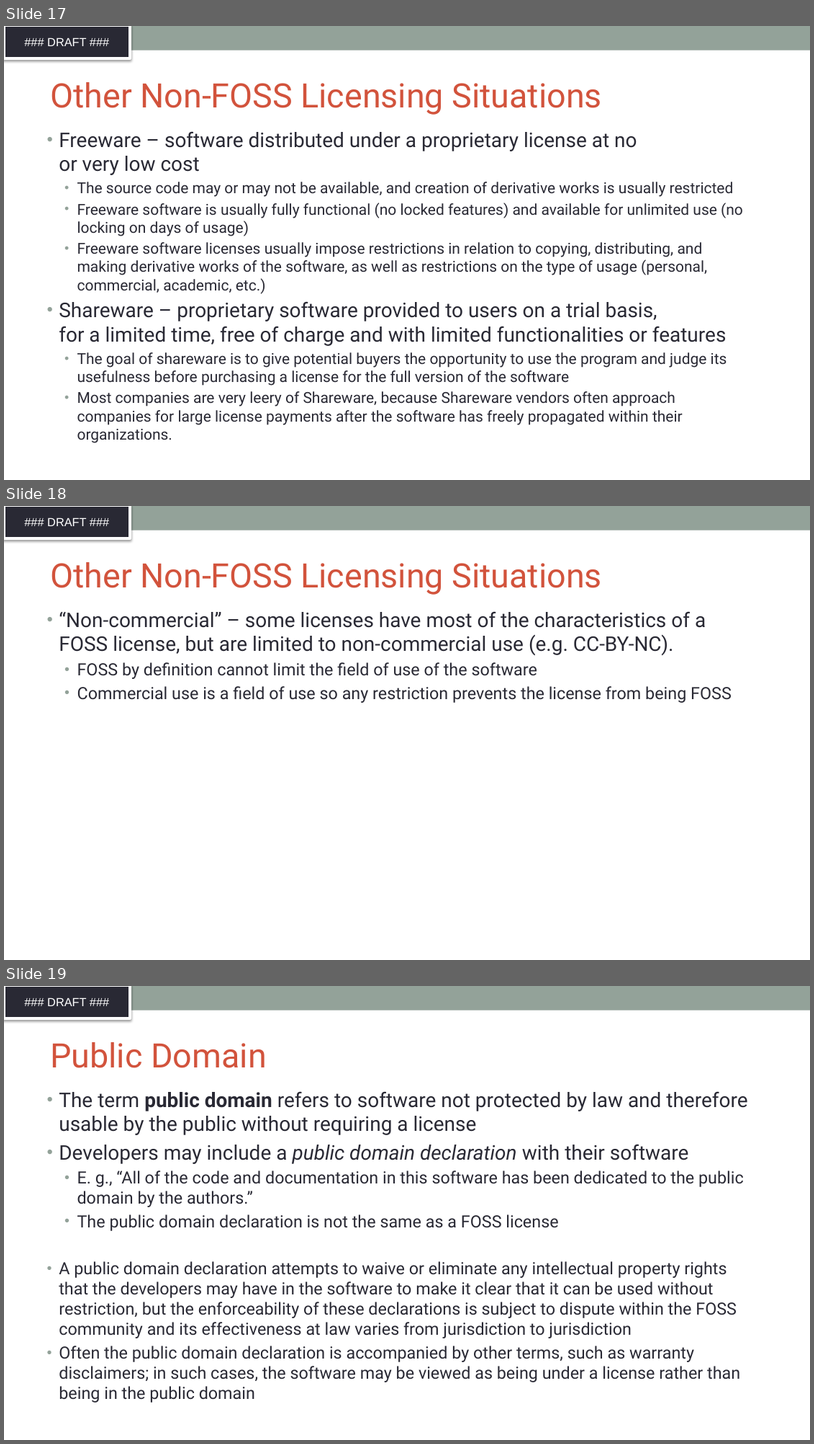
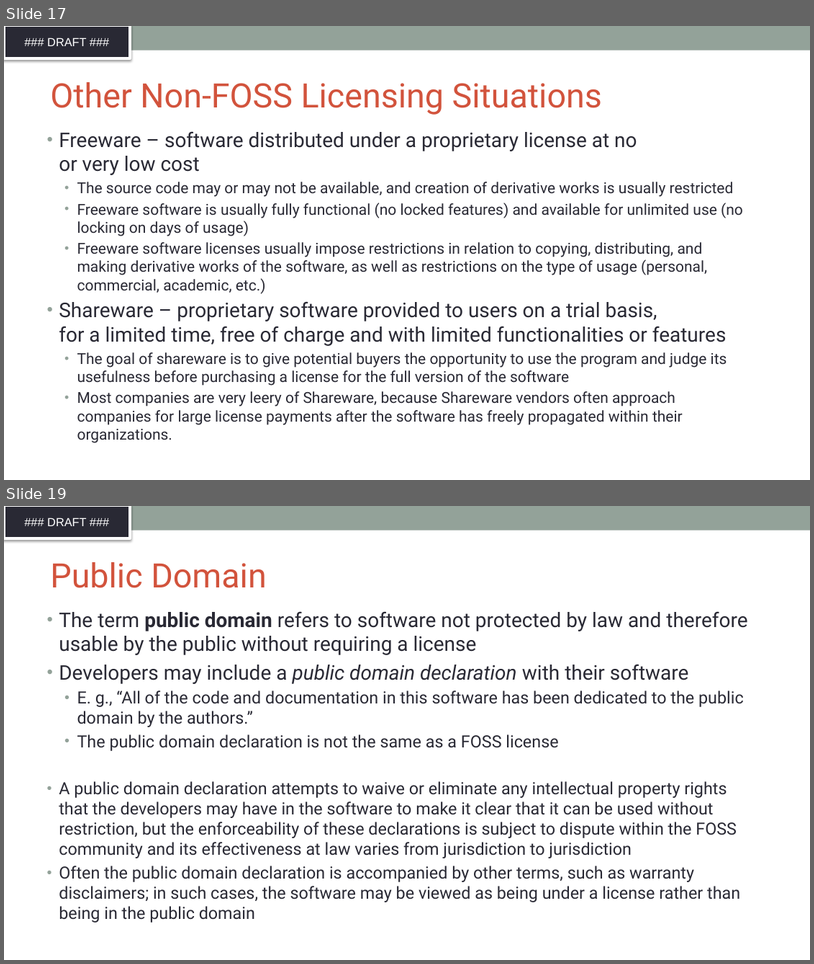
Before and after one commit to SThanheiser/curriculum, a slide deck: translation-DE/slides/DFT_openchain-curriculum-for-1-1_GER.pptx. Shown one above the other, each under a label of ours: slides 17, 18 and 19 before the commit, slides 17 and 19 after it; the slides between them are not shown. The pictures are 814x1444 and 814x964 pixels, drawn with LibreOffice and Linux fonts; fonts in the diff are those of the drawing; background and template pictures are left out. Boxes give left, top, right and bottom in pixels: in the first picture for what was removed or moved away, otherwise in the second. Text is boxed around its words. In the diff, an @@ line names an element or a change of style, - is before the commit and + after.

Commit message:
added translation for slides 15, 16, 18, 24, 33, 42, 52, 68, 79

```diff
--- a/translation-DE/slides/DFT_openchain-curriculum-for-1-1_GER.pptx
+++ b/translation-DE/slides/DFT_openchain-curriculum-for-1-1_GER.pptx
@@ slide 18 removed at [4, 506, 810, 960], background #FFFFFF; not listed: 2 template elements that a slide beside it also shows @@
@@ title removed at [50, 562, 602, 595] @@
-Other Non-FOSS Licensing Situations
@@ text removed at [59, 611, 732, 703] @@
-• “Non-commercial” – some licenses have most of the characteristics of a FOSS license, but are limited to non-commercial use (e.g. CC-BY-NC).
-  • FOSS by definition cannot limit the field of use of the software
-  • Commercial use is a field of use so any restriction prevents the license from being FOSS
```
Also in this commit, not shown: 3 slides changed, 7 slides added, 6 other slides removed.
